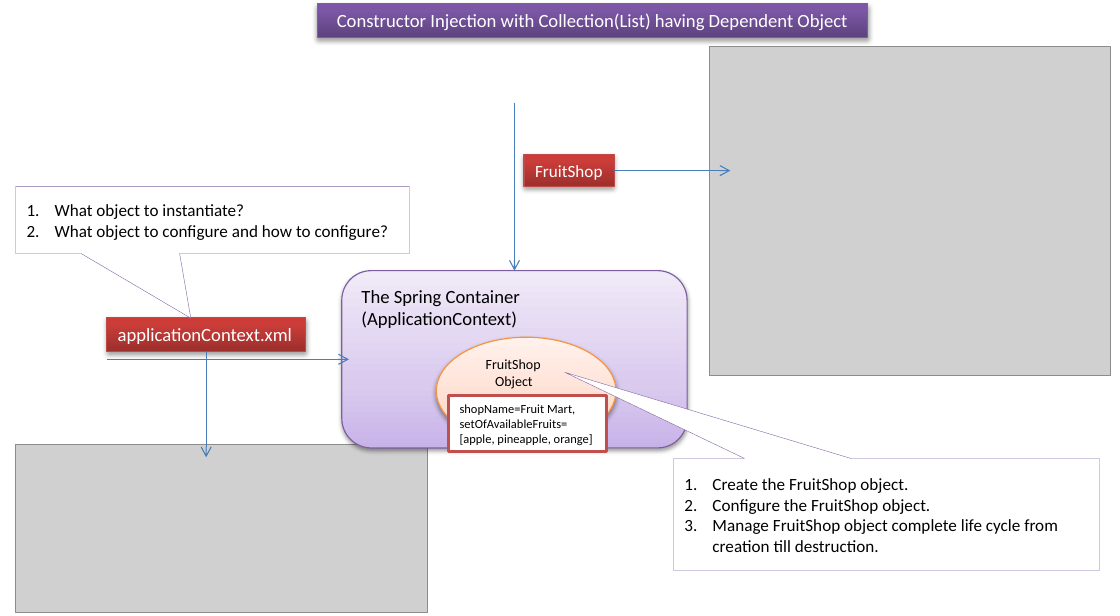
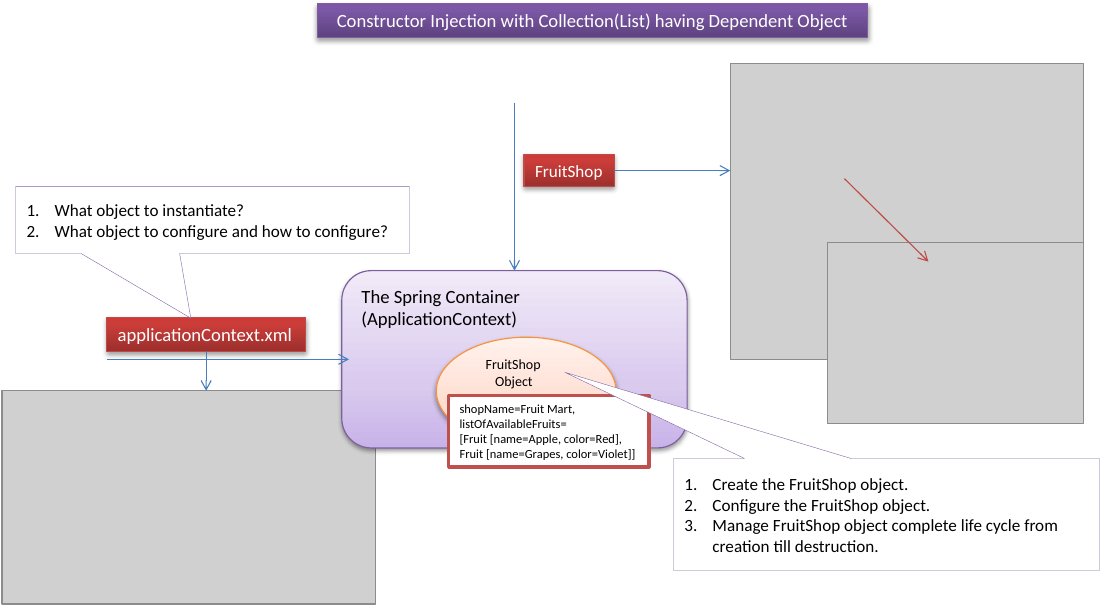
Before and after one commit to ramram43210/javaee, a slide deck: slide 4 of Later/Spring/4_Dependency_Injection/10/Constructor Injection with Collection having Dependent Object.pptx. Drawn at 1120x616 pixels with LibreOffice and Linux fonts; fonts in the diff are those of the drawing; grey boxes stand for pictures. Boxes give left, top, right and bottom in pixels: in the first picture for what was removed or moved away, otherwise in the second. Text is boxed around its words. In the diff, an @@ line names an element or a change of style, - is before the commit and + after.

```diff
--- a/Later/Spring/4_Dependency_Injection/10/Constructor Injection with Collection having Dependent Object.pptx
+++ b/Later/Spring/4_Dependency_Injection/10/Constructor Injection with Collection having Dependent Object.pptx
@@ picture: place and size @@
-picture at box(709, 47, 1110, 376)
+picture at box(730, 64, 1083, 360)
@@ arrow added from (844, 179) to (928, 262), #BF4C48 0.75 pt @@
@@ picture added at box(827, 242, 1083, 423) @@
@@ arrow moved from (206, 352) - (206, 457) to (206, 352) - (206, 391) @@
@@ picture: place and size @@
-picture at box(16, 445, 428, 613)
+picture at box(2, 391, 375, 604)
@@ rectangle "shopName=Fruit Mart,": place and size @@
-rectangle "shopName=Fruit Mart," at box(449, 395, 607, 451)
+rectangle "shopName=Fruit Mart," at box(449, 395, 650, 467)
@@ text in rectangle at box(460, 419, 635, 460): text changed @@
-setOfAvailableFruits=
-[apple, pineapple, orange]
+listOfAvailableFruits=
+[Fruit [name=Apple, color=Red],
+Fruit [name=Grapes, color=Violet]]
```
Also in this commit, not shown: 3 other slides changed.
